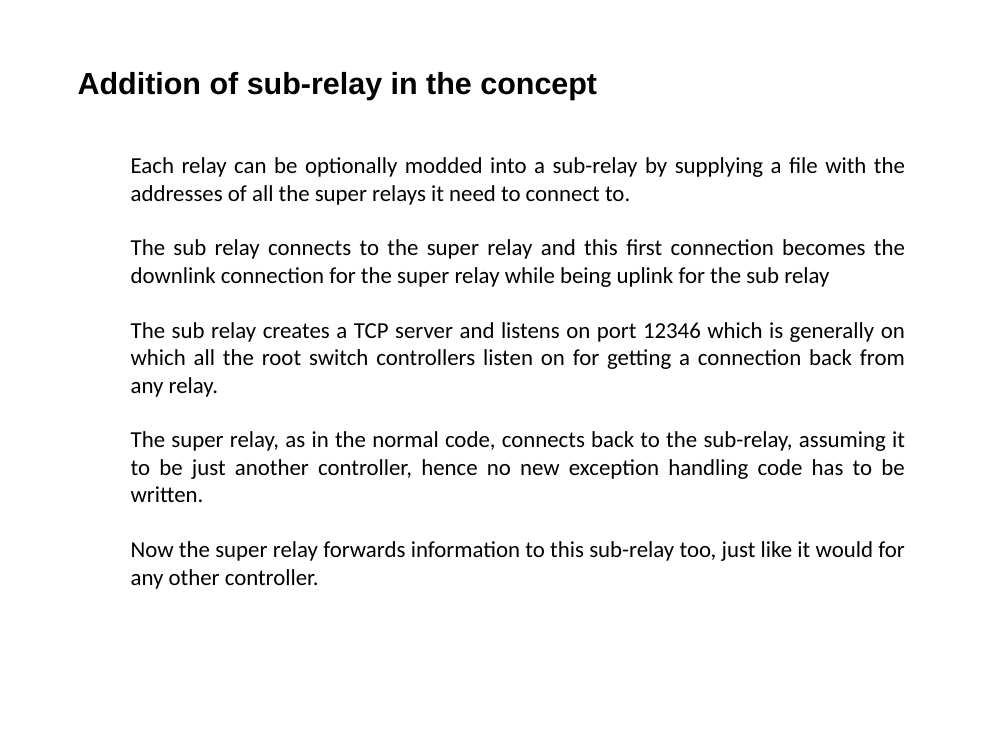
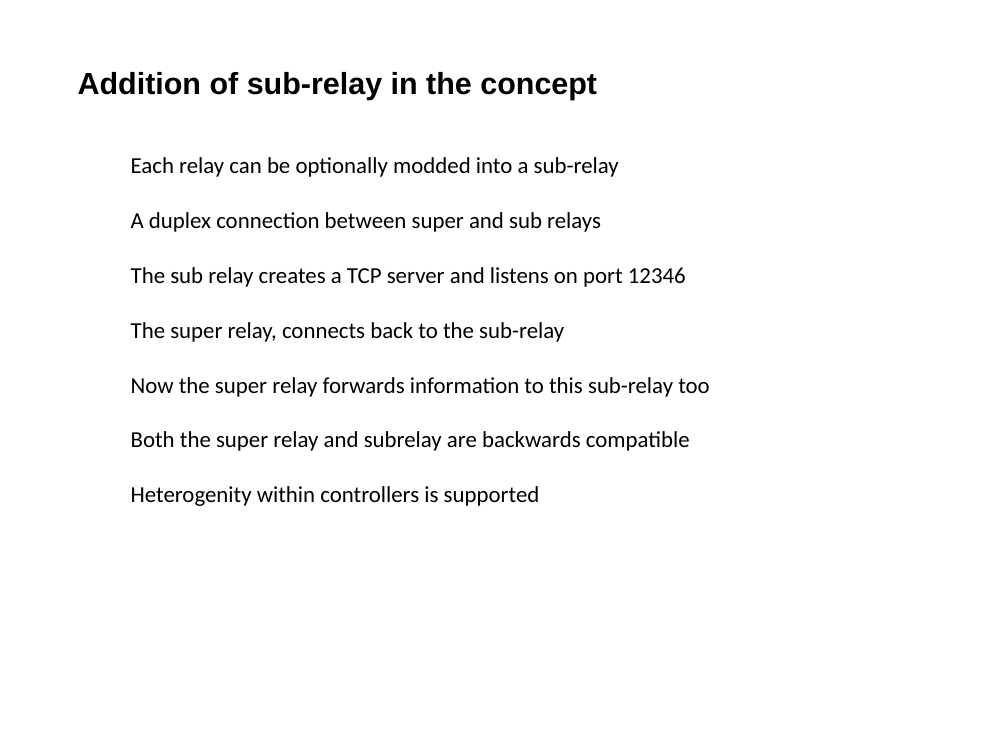
Before and after one commit to r0ck3r008/sdn-proj, a slide deck: slide 13 of reviews/SDN presentation.odp (slide 25 before the commit). Drawn at 1008x756 pixels with LibreOffice and Linux fonts; fonts in the diff are those of the drawing; background and template pictures are left out. Boxes give left, top, right and bottom in pixels: in the first picture for what was removed or moved away, otherwise in the second. Text is boxed around its words. In the diff, an @@ line names an element or a change of style, - is before the commit and + after.

```diff
--- a/reviews/SDN presentation.odp
+++ b/reviews/SDN presentation.odp
@@ text at [131, 157, 709, 506]: text changed @@
-• Each relay can be optionally modded into a sub-relay by supplying a file with the addresses of all the super relays it need to connect to.
-• The sub relay connects to the super relay and this first connection becomes the downlink connection for the super relay while being uplink for the sub relay
-• The sub relay creates a TCP server and listens on port 12346 which is generally on which all the root switch controllers listen on for getting a connection back from any relay.
-• The super relay, as in the normal code, connects back to the sub-relay, assuming it to be just another controller, hence no new exception handling code has to be written.
-• Now the super relay forwards information to this sub-relay too, just like it would for any other controller.
+• Each relay can be optionally modded into a sub-relay
+• A duplex connection between super and sub relays
+• The sub relay creates a TCP server and listens on port 12346
+• The super relay, connects back to the sub-relay
+• Now the super relay forwards information to this sub-relay too
+• Both the super relay and subrelay are backwards compatible
+• Heterogenity within controllers is supported
```
Also in this commit, not shown: 8 other slides changed, 15 slides added, 21 slides removed, 1 other file.
